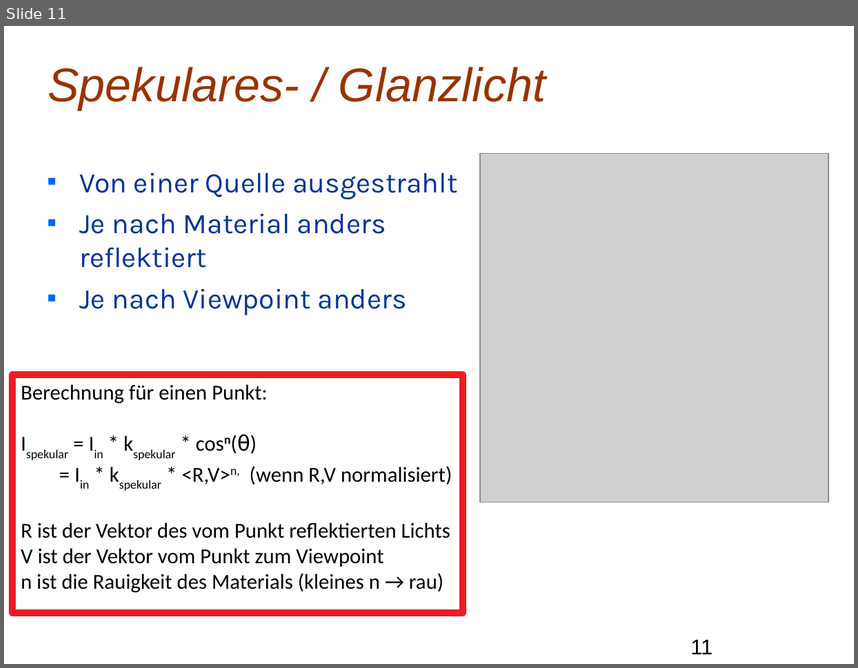
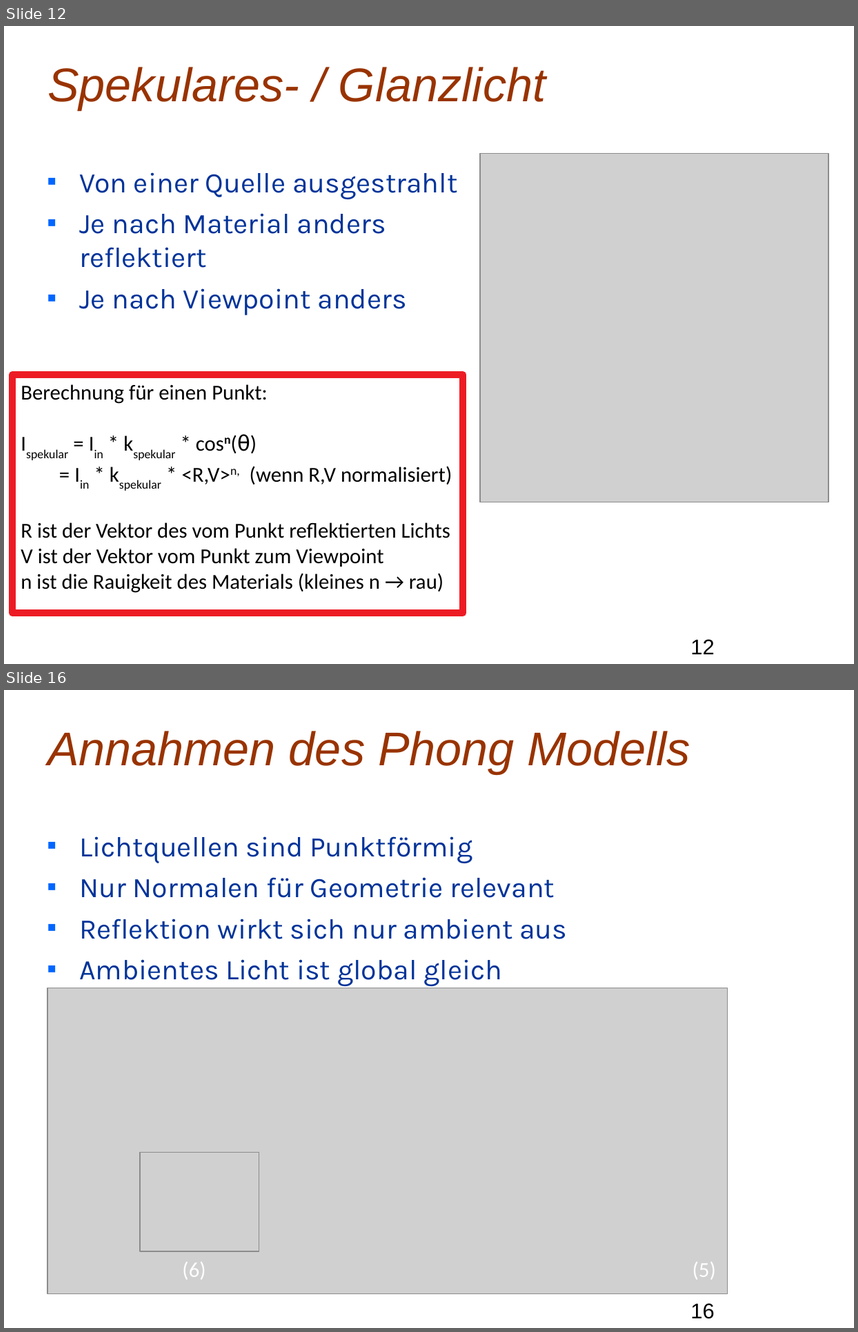
Before and after one commit to Mxtreme1/Presentation-on-The-Phong-Illumination-Model, a slide deck: PIM.odp. Shown one above the other, each under a label of ours: slide 11 before the commit, slides 12 and 16 after it; the slides between them are not shown. The pictures are 858x668 and 858x1332 pixels, drawn with LibreOffice and Linux fonts; fonts in the diff are those of the drawing; grey boxes stand for pictures; background and template pictures are left out. Boxes give left, top, right and bottom in pixels: in the first picture for what was removed or moved away, otherwise in the second. Text is boxed around its words. In the diff, an @@ line names an element or a change of style, - is before the commit and + after.

```diff
--- a/PIM.odp
+++ b/PIM.odp
@@ slide 16 added at box(4, 690, 854, 1328), background picture (left out) @@
@@ title added at box(47, 731, 691, 774), 40 pt, text #993300, italic @@
+Annahmen des Phong Modells
@@ text added at box(79, 836, 567, 986), 24 pt, text #003399 @@
+■ Lichtquellen sind Punktförmig
+■ Nur Normalen für Geometrie relevant
+■ Reflektion wirkt sich nur ambient aus
+■ Ambientes Licht ist global gleich
@@ picture added at box(47, 987, 727, 1294) @@
@@ picture added at box(140, 1152, 259, 1251) @@
@@ text added at box(182, 1261, 205, 1279), 18 pt, text #FFFFFF @@
+(6)
@@ text added at box(693, 1261, 716, 1279), 18 pt, text #FFFFFF @@
+(5)
@@ page number added at box(691, 1303, 714, 1319), 18 pt, text #000000 @@
+16
@@ what was slide 11 is now slide 12 @@
@@ page number at box(691, 639, 714, 654): text changed @@
-11
+12
```
Also in this commit, not shown: 12 slides changed, 2 other slides added, 1 slide removed.
